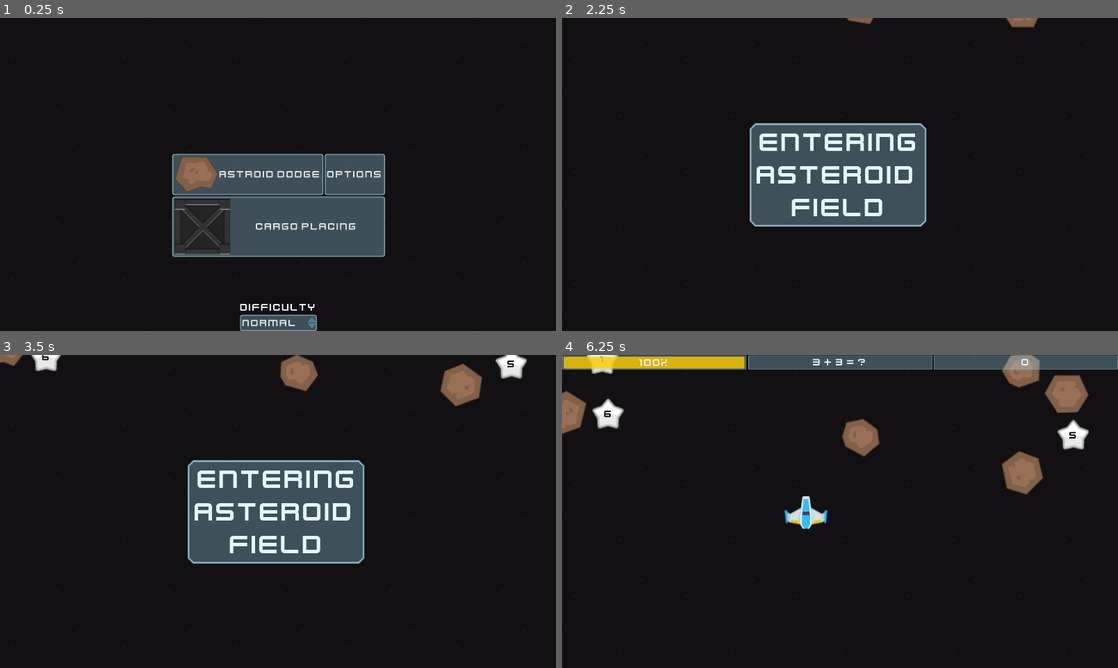
Above: before the commit, frames 1-4 (two rows, left to right).
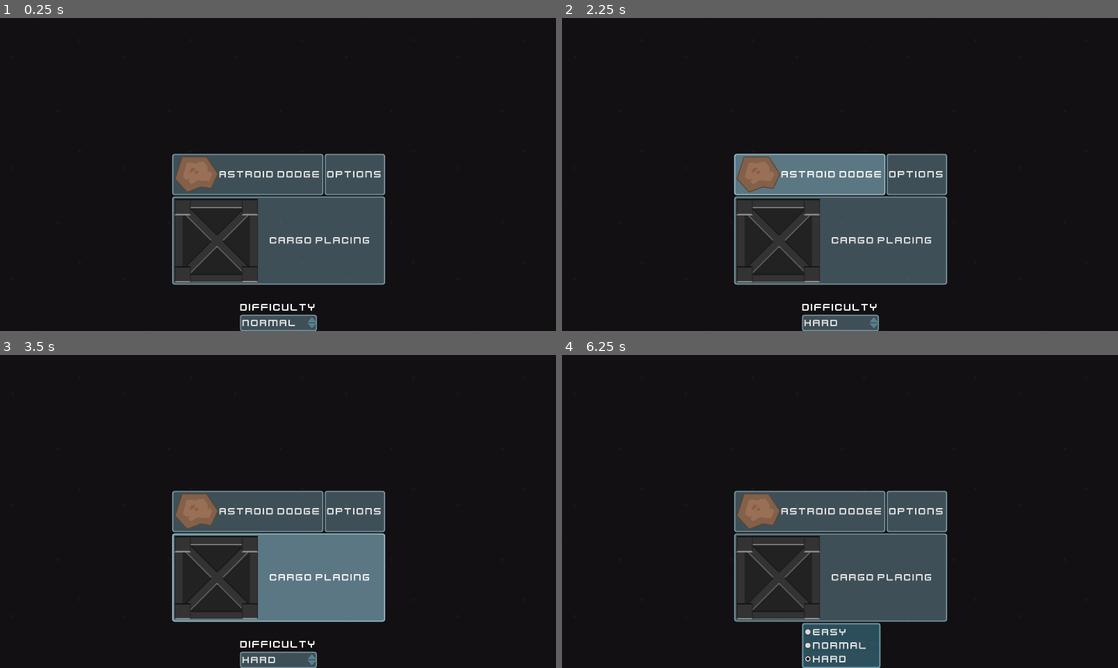
Above: after the commit, the same moments.

Repository: caleb-vincent/space-math
Game: Godot game, scene res://Main.tscn
The game is run twice, just before and just after one commit, with the same random seed, the same clock (stepped at 60 frames per second) and the same inputs.
Inputs (mouse positions are in pixels of both pictures, inside the frame that each line leads up to):
- Up to frame 1 (0.25 s): no input
- Up to frame 2 (2.25 s): click "Normal" at 0.5 s; click "Normal" at 1.25 s; click "Astroid Dodge" at 2 s
- Up to frame 3 (3.5 s): click (278, 577) at 2.75 s, where only the run after the commit has a clickable "Cargo Placing"
- Up to frame 4 (6.25 s): click (840, 658) at 3.5 s, where only the run after the commit has a clickable "Hard"; click (812, 511) at 4.25 s, where only the run after the commit has a clickable "Astroid Dodge"; click (840, 577) at 5 s, where only the run after the commit has a clickable "Cargo Placing"; click (840, 658) at 5.75 s, where only the run after the commit has a clickable "Hard"

The runs differ from the first frame. In frame 1, 4.5% of the frame differs, in the area x 30-70%, y 57-86%; in frame 2, 17%; in frame 3, 18%; in frame 4, 24%, in the area x 0-100%, y 0-100%.
Error after the commit: Parse Error: Can't preload resource at path: res://Cargo/Cargo.tscn

Commit message:
Update Cargo Placing game
Some graphics & animation, now has multiple rounds, still no scoring

Diff:
--- a/Cargo/Cargo.tscn
+++ b/Cargo/Cargo.tscn
@@ -1,11 +1,14 @@
-[gd_scene load_steps=5 format=2]
+[gd_scene load_steps=8 format=2]
 
 [ext_resource path="res://assets/black.png" type="Texture" id=1]
 [ext_resource path="res://Cargo/Controls.tscn" type="PackedScene" id=2]
+[ext_resource path="res://Cargo/Ship.tscn" type="PackedScene" id=3]
 [ext_resource path="res://Cargo/CargoHud.tscn" type="PackedScene" id=5]
 
 [sub_resource type="GDScript" id=1]
 script/source = "extends Node
+
+const Ship = preload(\"Ship.tscn\")
 
 var rng = RandomNumberGenerator.new()
 
@@ -14,15 +17,10 @@
 
 func _ready() -> void:
 	rng.randomize()
-	$Hud.shipName = \"M.S.S. \" + Data.ShipNames[rng.randi_range(0, Data.ShipNames.size() - 1)]
-	$Hud.loadCount = 0
-	$Hud.loadTotal = 888
-	$RoundTimer.start()
-
+	_newShip()
 
 func _process(delta: float) -> void:
 	$Hud.time = $RoundTimer.time_left
-
 
 func _on_Control_onesPlace() -> void:
 	_updateLoadCount(1)
@@ -38,15 +36,39 @@
 
 func _updateLoadCount(add : int) -> void:
 	$Hud.loadCount += add
-	if $Hud.loadCount > $Hud.loadTotal:
-		$Control.visible = false
-		$Hud.gameOver()
-		$GameOverSplashTimer.start()
+	$Ship.addCargo(add)
+	if $Hud.loadCount == $Hud.loadTotal:
+		$Ship.add_force(Vector2(0,0), Vector2(-500, 0))
 
 
 func _on_GameOverSplashTimer_timeout() -> void:
 	emit_signal(\"gameOver\")
+
+
+func _on_ShipGone(success : bool) -> void:
+	if success:
+		_newShip()
+	else:
+		$Hud.gameOver()
+		$GameOverSplashTimer.start()
+	pass
+
+func _newShip() -> void:
+	$Hud.shipName = \"M.S.S. \" + Data.ShipNames[rng.randi_range(0, Data.ShipNames.size() - 1)]
+	$Ship.cargoCount = rng.randi_range(0, $Ship.MAX_CARGO / 2)
+	$Ship.applied_force = Vector2(0,0)
+	$Ship.position = $ShipStart.position
+	$Ship.linear_velocity.x = -464
+	$Hud.loadCount = 0
+	$Hud.loadTotal = $Ship.MAX_CARGO - $Ship.cargoCount
+	$RoundTimer.start()
 "
+
+[sub_resource type="RectangleShape2D" id=3]
+extents = Vector2( 760, 216 )
+
+[sub_resource type="RectangleShape2D" id=2]
+extents = Vector2( 24, 167.442 )
 
 [node name="Cargo" type="Node"]
 script = SubResource( 1 )
@@ -59,7 +81,7 @@
 wait_time = 3.0
 one_shot = true
 
-[node name="TextureRect" type="TextureRect" parent="."]
+[node name="Background" type="TextureRect" parent="."]
 anchor_right = 1.0
 anchor_bottom = 1.0
 size_flags_horizontal = 3
@@ -71,12 +93,40 @@
 "_edit_use_anchors_": false
 }
 
+[node name="ShipStart" type="Position2D" parent="."]
+position = Vector2( 1400, 0 )
+
+[node name="Ship" parent="." instance=ExtResource( 3 )]
+position = Vector2( 1399.57, 0 )
+
 [node name="Hud" parent="." instance=ExtResource( 5 )]
 
 [node name="Control" parent="." instance=ExtResource( 2 )]
 margin_top = 528.0
 margin_bottom = 0.0
+
+[node name="DepartureAccelerator" type="Area2D" parent="."]
+space_override = 3
+gravity_vec = Vector2( -1, 1 )
+
+[node name="CollisionShape2D" type="CollisionShape2D" parent="DepartureAccelerator"]
+position = Vector2( -872, 304 )
+shape = SubResource( 3 )
+
+[node name="StoppingBuffer" type="Area2D" parent="."]
+position = Vector2( -136, 160 )
+space_override = 3
+gravity_vec = Vector2( 0, 0 )
+gravity = 0.0
+linear_damp = 10.0
+
+[node name="CollisionShape2D" type="CollisionShape2D" parent="StoppingBuffer"]
+position = Vector2( 48, 144 )
+shape = SubResource( 2 )
 [connection signal="timeout" from="GameOverSplashTimer" to="." method="_on_GameOverSplashTimer_timeout"]
+[connection signal="shipGone" from="Ship" to="." method="_on_ShipGone"]
+[connection signal="tree_exited" from="Ship" to="." method="_on_Ship_tree_exited"]
+[connection signal="gameOver" from="Hud" to="." method="_on_GameOverSplashTimer_timeout"]
 [connection signal="hundredsPlace" from="Control" to="." method="_on_Control_hundredsPlace"]
 [connection signal="onesPlace" from="Control" to="." method="_on_Control_onesPlace"]
 [connection signal="tensPlace" from="Control" to="." method="_on_Control_tensPlace"]
--- /dev/null
+++ b/Cargo/CargoBox.tscn
@@ -0,0 +1,8 @@
+[gd_scene load_steps=2 format=2]
+
+[ext_resource path="res://assets/cargoBox.png" type="Texture" id=1]
+
+[node name="Cargo" type="Sprite"]
+position = Vector2( -826.267, -467.768 )
+scale = Vector2( 0.1, 0.1 )
+texture = ExtResource( 1 )
--- a/Cargo/CargoHud.tscn
+++ b/Cargo/CargoHud.tscn
@@ -1,11 +1,13 @@
 [gd_scene load_steps=6 format=2]
 
-[ext_resource path="res://assets/PanelStyle_Normal.tres" type="StyleBox" id=1]
 [ext_resource path="res://assets/theme.tres" type="Theme" id=2]
 [ext_resource path="res://assets/kenvector_future.ttf" type="DynamicFontData" id=3]
+[ext_resource path="res://assets/glassButton_close.png" type="Texture" id=4]
 
 [sub_resource type="GDScript" id=1]
 script/source = "extends Control
+
+signal gameOver
 
 export var shipName : String = \"M.S.S. Al-Khwārizmī\" setget _setShipName
 export var time = 0.0 setget _setTime
@@ -43,6 +45,10 @@
 
 func _updateLoading() -> void:
 	$StatusBar/Loading/Label.text = \"Loaded: \" + \"%3d\" % [loadCount] + \" of \" + \"%3d\" % [loadTotal]
+
+
+func _on_gameOver() -> void:
+	emit_signal(\"gameOver\")
 "
 
 [sub_resource type="DynamicFont" id=2]
@@ -60,19 +66,27 @@
 
 [node name="StatusBar" type="HBoxContainer" parent="."]
 anchor_right = 1.0
-rect_min_size = Vector2( 0, 48 )
+margin_bottom = 32.0
+rect_min_size = Vector2( 0, 32 )
 size_flags_horizontal = 3
 alignment = 1
 __meta__ = {
 "_edit_use_anchors_": false
 }
 
+[node name="ExitButton" type="TextureButton" parent="StatusBar"]
+margin_right = 32.0
+margin_bottom = 32.0
+size_flags_vertical = 3
+texture_normal = ExtResource( 4 )
+stretch_mode = 5
+
 [node name="ShipName" type="Panel" parent="StatusBar"]
-margin_right = 424.0
-margin_bottom = 48.0
+margin_left = 36.0
+margin_right = 448.0
+margin_bottom = 32.0
 size_flags_horizontal = 3
 size_flags_vertical = 3
-custom_styles/panel = ExtResource( 1 )
 __meta__ = {
 "_edit_use_anchors_": false
 }
@@ -89,12 +103,11 @@
 }
 
 [node name="TimeRemaining" type="Panel" parent="StatusBar"]
-margin_left = 428.0
-margin_right = 852.0
-margin_bottom = 48.0
+margin_left = 452.0
+margin_right = 864.0
+margin_bottom = 32.0
 size_flags_horizontal = 3
 size_flags_vertical = 3
-custom_styles/panel = ExtResource( 1 )
 __meta__ = {
 "_edit_use_anchors_": false
 }
@@ -114,12 +127,11 @@
 }
 
 [node name="Loading" type="Panel" parent="StatusBar"]
-margin_left = 856.0
+margin_left = 868.0
 margin_right = 1280.0
-margin_bottom = 48.0
+margin_bottom = 32.0
 size_flags_horizontal = 3
 size_flags_vertical = 3
-custom_styles/panel = ExtResource( 1 )
 __meta__ = {
 "_edit_use_anchors_": false
 }
@@ -135,8 +147,8 @@
 "_edit_use_anchors_": false
 }
 
-[node name="GameOver" type="Panel" parent="."]
-visible = false
+[node name="GameOver" type="PopupPanel" parent="."]
+visible = true
 anchor_left = 0.5
 anchor_top = 0.5
 anchor_right = 0.5
@@ -146,17 +158,15 @@
 margin_right = 128.0
 margin_bottom = 96.0
 rect_min_size = Vector2( 256, 128 )
-__meta__ = {
-"_edit_use_anchors_": false
-}
+rect_scale = Vector2( 0.983207, 0.982283 )
 
 [node name="Label" type="Label" parent="GameOver"]
 anchor_right = 1.0
 anchor_bottom = 1.0
-margin_left = 4.0
-margin_top = 4.0
-margin_right = 4.0
-margin_bottom = 4.0
+margin_left = 16.0
+margin_top = 16.0
+margin_right = -16.0
+margin_bottom = -16.0
 custom_fonts/font = SubResource( 2 )
 text = "GAME
 OVER"
@@ -165,3 +175,4 @@
 __meta__ = {
 "_edit_use_anchors_": false
 }
+[connection signal="pressed" from="StatusBar/ExitButton" to="." method="_on_gameOver"]
--- a/Cargo/Controls.tscn
+++ b/Cargo/Controls.tscn
@@ -44,8 +44,11 @@
 [node name="TextureRect" type="TextureRect" parent="Ones"]
 anchor_right = 1.0
 anchor_bottom = 1.0
+margin_top = 24.0
+margin_bottom = -24.0
 texture = ExtResource( 5 )
-stretch_mode = 4
+expand = true
+stretch_mode = 6
 __meta__ = {
 "_edit_use_anchors_": false
 }
@@ -53,9 +56,8 @@
 [node name="OnesButton" type="TextureButton" parent="Ones"]
 anchor_right = 1.0
 anchor_bottom = 1.0
-margin_left = 3.0
 margin_top = 3.0
-margin_right = -3.0
+margin_right = -6.0
 margin_bottom = -3.0
 size_flags_horizontal = 3
 size_flags_vertical = 3
--- /dev/null
+++ b/Cargo/Ship.tscn
@@ -0,0 +1,152 @@
+[gd_scene load_steps=5 format=2]
+
+[ext_resource path="res://assets/cargoShip.png" type="Texture" id=1]
+
+[sub_resource type="GDScript" id=1]
+script/source = "extends RigidBody2D
+
+const CargoBox = preload(\"CargoBox.tscn\")
+
+export var gridSize : int = 19
+
+signal shipGone
+
+var cargoCount = 0 setget _setCargo
+
+const ROW_MAX : int = 380
+const COLUMN_MAX : int = 950
+
+onready var ROWS : int = ROW_MAX /  gridSize
+onready var COLUMNS : int = COLUMN_MAX /  gridSize
+onready var MAX_CARGO = ROWS * COLUMNS
+
+func addCargo(count : int) -> void:
+	for i in range(0, count):
+		if(cargoCount == MAX_CARGO):
+			_destruct()
+			break
+		var new_box = CargoBox.instance()
+		var pos = $CargoOrigin.position
+		new_box.position = Vector2(pos.x + int(cargoCount / ROWS) % COLUMNS * gridSize, pos.y + int(cargoCount % ROWS) * gridSize)
+		new_box.add_to_group(\"cargoBoxes\")
+		add_child(new_box)
+		cargoCount += 1
+
+func _setCargo(count : int) -> void:
+	_clearCargo()
+	addCargo(count)
+
+
+func _clearCargo() -> void:
+	get_tree().call_group(\"cargoBoxes\", \"queue_free\")
+	cargoCount = 0
+
+
+func _destruct() -> void:
+	$Sprite.visible = false
+	$DestructionTimer.start()
+	$DescructionParticles.emitting = true
+	_clearCargo()
+
+
+func _on_shipGone() -> void:
+	emit_signal(\"shipGone\", cargoCount <= MAX_CARGO)
+	$Sprite.visible = true
+
+
+"
+
+[sub_resource type="RectangleShape2D" id=2]
+extents = Vector2( 6.02637, 98.0851 )
+
+[sub_resource type="Gradient" id=3]
+colors = PoolColorArray( 0.364706, 0.741176, 0.956863, 1, 0.301961, 0.423529, 0.439216, 1 )
+
+[node name="Ship" type="RigidBody2D"]
+gravity_scale = 0.0
+script = SubResource( 1 )
+
+[node name="VisibilityNotifier2D" type="VisibilityNotifier2D" parent="."]
+visible = false
+position = Vector2( 651, 283 )
+scale = Vector2( 75.5, 22.9 )
+
+[node name="CargoOrigin" type="Node2D" parent="."]
+position = Vector2( 208.039, 107.588 )
+
+[node name="NoseCollision" type="CollisionShape2D" parent="."]
+position = Vector2( -94, 288.195 )
+shape = SubResource( 2 )
+
+[node name="Sprite" type="Sprite" parent="."]
+position = Vector2( 656, 288 )
+texture = ExtResource( 1 )
+
+[node name="CPUParticles2D" type="CPUParticles2D" parent="Sprite"]
+position = Vector2( 696, -127.16 )
+amount = 64
+spread = 6.0
+gravity = Vector2( 0, 0 )
+initial_velocity = 197.26
+color_ramp = SubResource( 3 )
+
+[node name="CPUParticles2D2" type="CPUParticles2D" parent="Sprite"]
+position = Vector2( 696, -64 )
+amount = 32
+spread = 6.0
+gravity = Vector2( 0, 0 )
+initial_velocity = 197.26
+color_ramp = SubResource( 3 )
+
+[node name="CPUParticles2D3" type="CPUParticles2D" parent="Sprite"]
+position = Vector2( 696, 0.19519 )
+amount = 32
+spread = 6.0
+gravity = Vector2( 0, 0 )
+initial_velocity = 197.26
+color_ramp = SubResource( 3 )
+
+[node name="CPUParticles2D4" type="CPUParticles2D" parent="Sprite"]
+position = Vector2( 696, 64 )
+amount = 32
+spread = 6.0
+gravity = Vector2( 0, 0 )
+initial_velocity = 197.26
+color_ramp = SubResource( 3 )
+
+[node name="CPUParticles2D5" type="CPUParticles2D" parent="Sprite"]
+position = Vector2( 696, 128 )
+amount = 32
+spread = 6.0
+gravity = Vector2( 0, 0 )
+initial_velocity = 197.26
+color_ramp = SubResource( 3 )
+
+[node name="DescructionParticles" type="CPUParticles2D" parent="."]
+position = Vector2( 671.595, 288.195 )
+emitting = false
+amount = 512
+lifetime = 3.0
+one_shot = true
+speed_scale = 1.29
+explosiveness = 0.99
+randomness = 1.0
+emission_shape = 1
+emission_sphere_radius = 60.0
+spread = 180.0
+gravity = Vector2( 0, 0 )
+initial_velocity = 100.0
+initial_velocity_random = 0.37
+angular_velocity = 67.29
+angular_velocity_random = 0.22
+linear_accel = 100.0
+linear_accel_random = 0.37
+color = Color( 0.862745, 0.0862745, 0.0862745, 1 )
+hue_variation = 0.13
+hue_variation_random = 0.38
+
+[node name="DestructionTimer" type="Timer" parent="."]
+wait_time = 3.0
+one_shot = true
+[connection signal="viewport_exited" from="VisibilityNotifier2D" to="." method="_on_shipGone"]
+[connection signal="timeout" from="DestructionTimer" to="." method="_on_shipGone"]
Binary file changed: assets/cargoBox.png
Binary file added: assets/cargoShip.png
Not shown, added: assets/cargoShip.png.import
Not shown, added: assets/cargoBox.xcf
Not shown, added: assets/cargoShip.xcf
